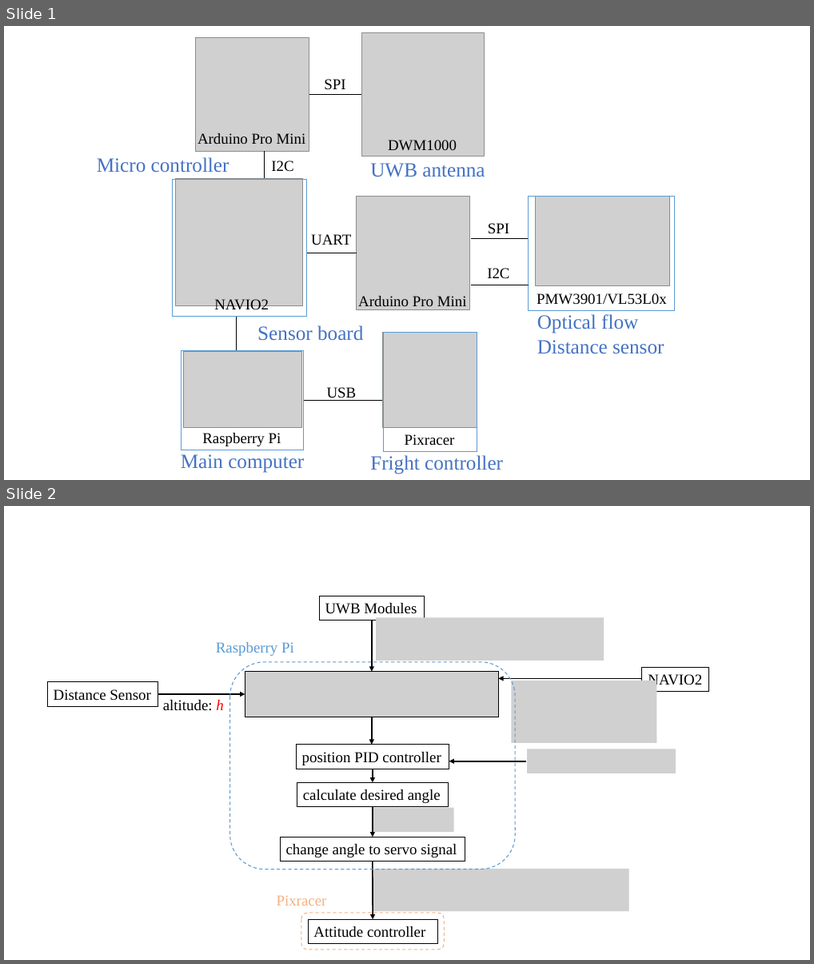
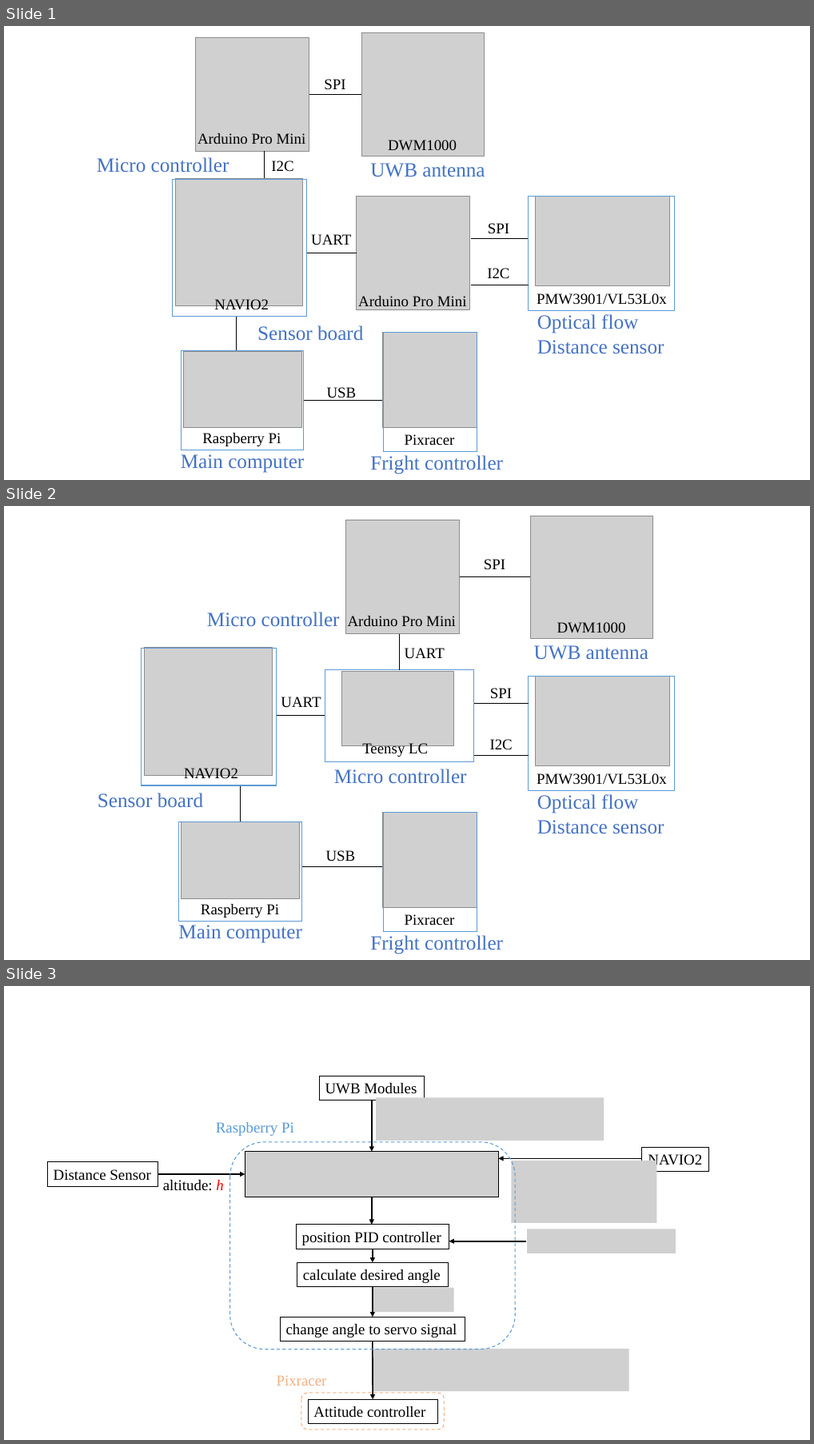
Before and after one commit to doraiden555/tex_git, a slide deck: 2019-09-03/figure/プレゼンテーション1.pptx. Shown one above the other, each under a label of ours: slides 1 and 2 before the commit, slides 1, 2 and 3 after it. The pictures are 814x964 and 814x1444 pixels, drawn with LibreOffice and Linux fonts; fonts in the diff are those of the drawing; grey boxes stand for pictures. Boxes give left, top, right and bottom in pixels: in the first picture for what was removed or moved away, otherwise in the second. Text is boxed around its words. In the diff, an @@ line names an element or a change of style, - is before the commit and + after.

```diff
--- a/2019-09-03/figure/プレゼンテーション1.pptx
+++ b/2019-09-03/figure/プレゼンテーション1.pptx
@@ slide 2 added at (4,506,810,960), background #FFFFFF @@
@@ picture added at (346,520,459,634) @@
@@ picture added at (531,516,654,639) @@
@@ line added from (459, 576) to (531, 576), #000000 1 pt @@
@@ text added at (484,559,506,569), 18 pt, text #000000 @@
+SPI
@@ text added at (207,612,340,627), 24 pt, text #4472C4 @@
+Micro controller
@@ text added at (348,616,456,626), 18 pt, text #000000 @@
+Arduino Pro Mini
@@ text added at (558,622,626,632), 18 pt, text #000000 @@
+DWM1000
@@ rectangle added at (142,648,276,785), outline #5B9BD5 1 pt @@
@@ picture added at (145,647,273,775) @@
@@ line added from (400, 634) to (400, 670), #000000 1 pt @@
@@ text added at (405,648,445,659), 18 pt, text #000000 @@
+UART
@@ text added at (534,645,649,660), 24 pt, text #4472C4 @@
+UWB antenna
@@ rectangle added at (326,670,474,762), outline #5B9BD5 1 pt @@
@@ picture added at (342,671,454,746) @@
@@ text added at (281,696,321,708), 18 pt, text #000000 @@
+UART
@@ text added at (490,688,512,698), 18 pt, text #000000 @@
+SPI
@@ rectangle added at (529,676,675,790), outline #5B9BD5 1 pt @@
@@ picture added at (536,676,670,766) @@
@@ line added from (277, 715) to (326, 715), #000000 1 pt @@
@@ line added from (474, 704) to (529, 704), #000000 1 pt @@
@@ text added at (362,742,428,756), 18 pt, text #000000 @@
+Teensy LC
@@ text added at (490,739,513,750), 18 pt, text #000000 @@
+I2C
@@ text added at (184,768,238,782), 18 pt, text #000000 @@
+NAVIO2
@@ text added at (334,768,467,784), 24 pt, text #4472C4 @@
+Micro controller
@@ line added from (474, 756) to (529, 756), #000000 1 pt @@
@@ text added at (98,792,203,808), 24 pt, text #4472C4 @@
+Sensor board
@@ line added from (241, 785) to (241, 821), #000000 1 pt @@
@@ text added at (537,773,667,784), 18 pt, text #000000 @@
+PMW3901/VL53L0x
@@ text added at (538,794,664,834), 24 pt, text #4472C4 @@
+Optical flow
+Distance sensor
@@ text added at (326,850,356,861), 18 pt, text #000000 @@
+USB
@@ line added from (302, 867) to (383, 867), #000000 1 pt @@
@@ group added at (178,821,302,943): 2 texts, 1 picture, 1 rectangle @@
+Raspberry Pi
+Main computer
@@ group added at (370,812,503,954): 2 texts, 1 picture, 1 rectangle @@
+Pixracer
+Fright controller
@@ what was slide 2 is now slide 3 @@
```
Also in this commit, not shown: 1 other file.
